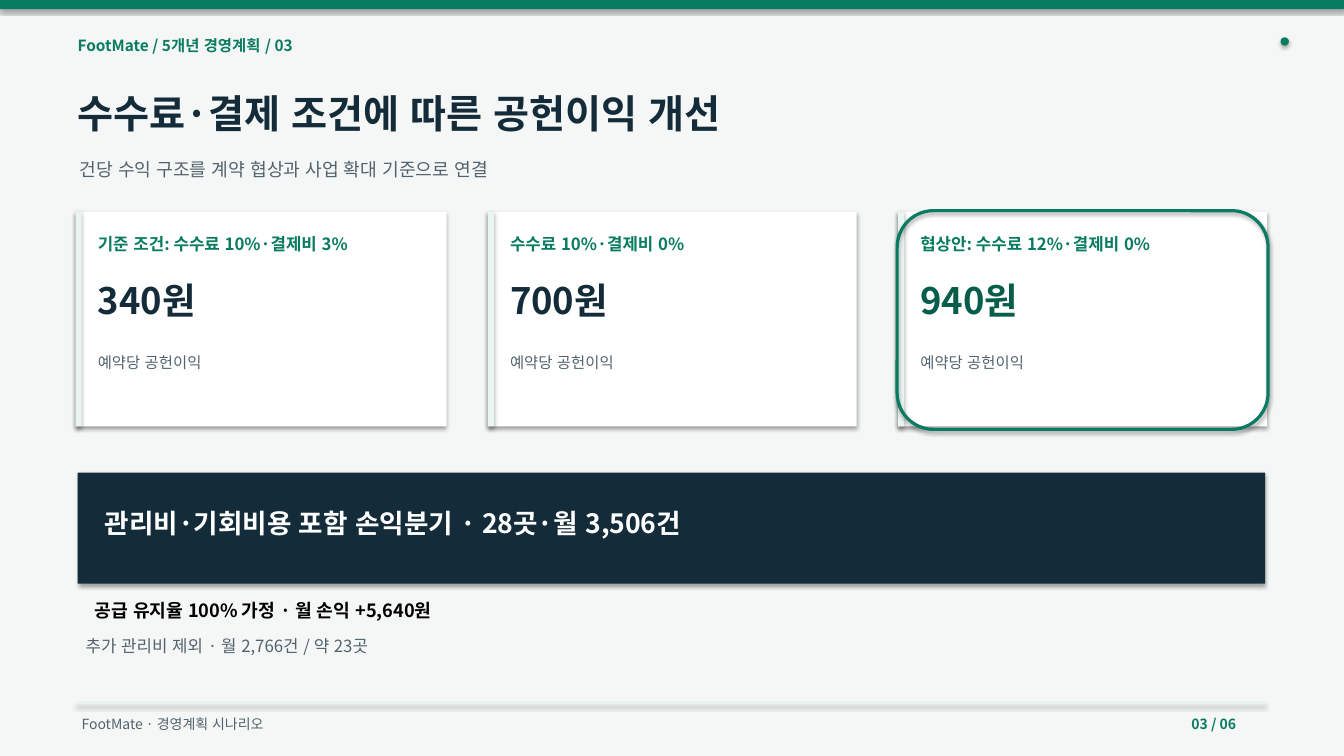
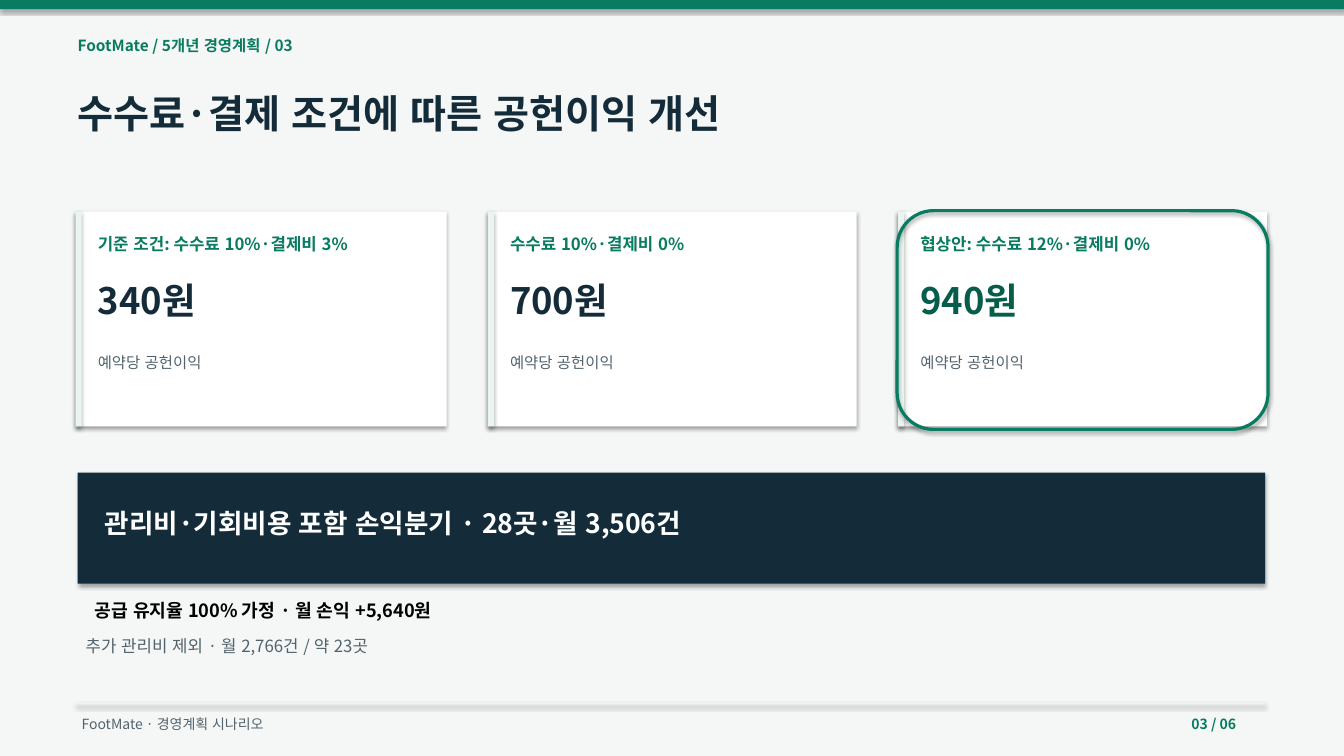
Before and after one commit to dohyunkimmm/footmate-case-study, a slide deck: slide 3 of src/case-study/downloads/footmate_5year_strategy.pptx. Drawn at 1344x756 pixels with LibreOffice and Linux fonts; fonts in the diff are those of the drawing. Boxes give left, top, right and bottom in pixels: in the first picture for what was removed or moved away, otherwise in the second. Text is boxed around its words. In the diff, an @@ line names an element or a change of style, - is before the commit and + after.

```diff
--- a/src/case-study/downloads/footmate_5year_strategy.pptx
+++ b/src/case-study/downloads/footmate_5year_strategy.pptx
@@ ellipse removed at box(1280, 37, 1289, 45) @@
@@ text removed at box(80, 161, 487, 178) @@
-건당 수익 구조를 계약 협상과 사업 확대 기준으로 연결
```
Also in this commit, not shown: 5 other slides changed, 19 other files.
